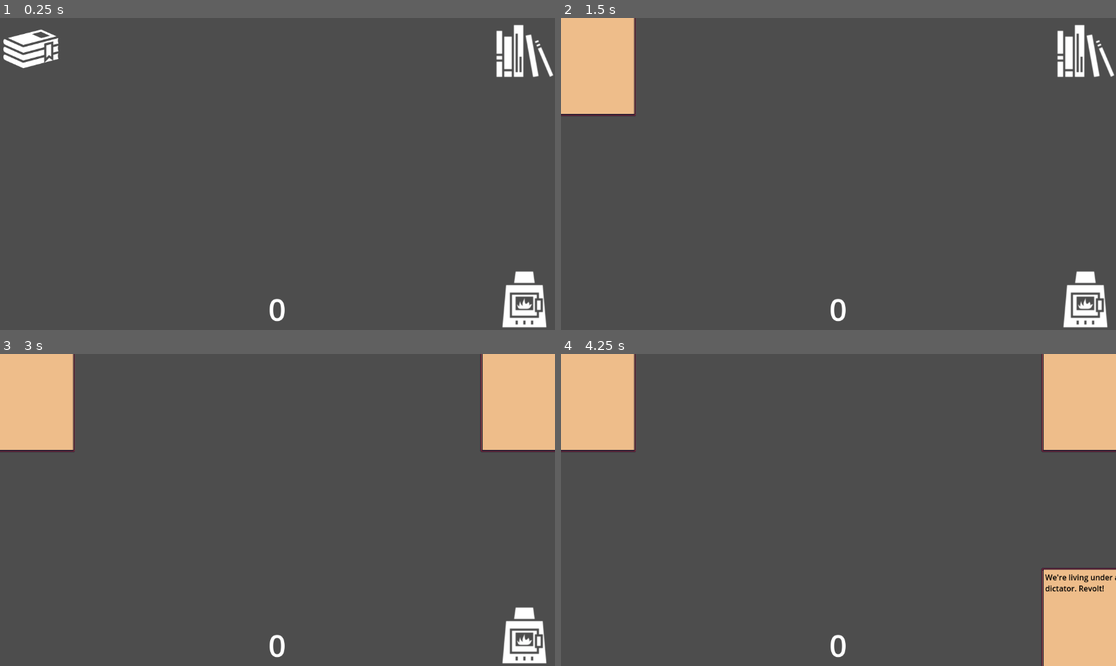
Above: before the commit, frames 1-4 (two rows, left to right).
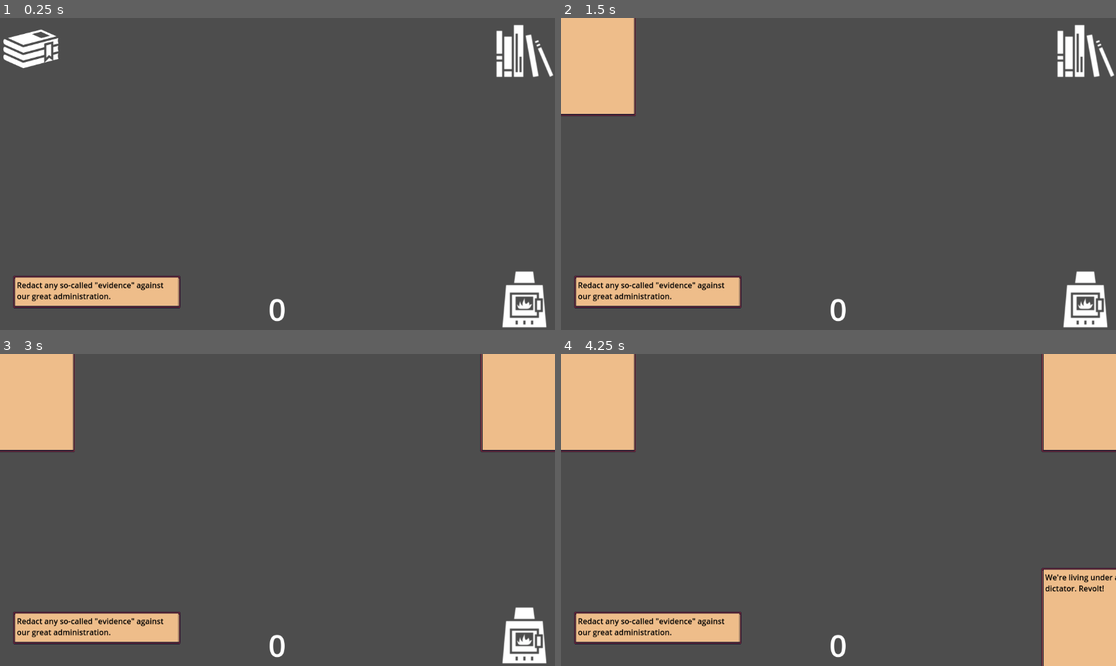
Above: after the commit, the same moments.

Repository: Maaack/gwj78
Game: Godot game, scene res://scenes/levels/level_1.tscn
The game is run twice, just before and just after one commit, with the same random seed, the same clock (stepped at 60 frames per second) and the same inputs. Before the commit the project starts from res://scenes/game_scene.tscn.
Inputs (mouse positions are in pixels of both pictures, inside the frame that each line leads up to):
- Up to frame 1 (0.25 s): no input
- Up to frame 2 (1.5 s): click (594, 49) at 0.5 s; click (594, 49) at 1.25 s
- Up to frame 3 (3 s): click (33, 385) at 2 s; tap Enter at 2.75 s; move the mouse to (521, 385) at 2.77 s; click (521, 385) at 2.92 s
- Up to frame 4 (4.25 s): tap Space at 3.5 s; move the mouse to (1082, 634) at 3.52 s; click (1082, 634) at 3.67 s

The runs differ from the first frame. In frame 1, 3.1% of the frame differs, in the area x 2-33%, y 82-94%; in frame 2, 3.1%; in frame 3, 3.1%; in frame 4, 3.1%.

Commit message:
Adds first level with instructions.

Diff:
--- a/project.godot
+++ b/project.godot
@@ -11,7 +11,7 @@
 [application]
 
 config/name="gwj78"
-run/main_scene="uid://iedfoi6jhgvc"
+run/main_scene="uid://bq7dlaf5w70rh"
 config/features=PackedStringArray("4.4", "GL Compatibility")
 config/icon="res://icon.svg"
 
--- a/scenes/document_base.gd
+++ b/scenes/document_base.gd
@@ -10,7 +10,7 @@
 @export var document_data : DocumentData :
 	set(value):
 		document_data = value
-		if is_inside_tree():
+		if is_inside_tree() and document_data:
 			%DocumentBody.text = document_data.content
 
 func _on_area_2d_mouse_entered():
--- a/scenes/game_scene.gd
+++ b/scenes/game_scene.gd
@@ -59,7 +59,7 @@
 func drop_document():
 	if not is_instance_valid(_active_document):
 		return
-	if _active_document is DocumentBase:
+	if _active_document is DocumentBase and _active_document.document_data:
 		if %Outbox2D.is_mouse_over or %Furnace2D.is_mouse_over:
 			_processed_documents.append(_active_document.document_data)
 			if %Furnace2D.is_mouse_over:
@@ -81,9 +81,16 @@
 func _on_inbox_ui_pressed():
 	pickup_inbox_document()
 
+func _connect_document_signals():
+	for child in %Container.get_children():
+		if child is DocumentBase:
+			child.mouse_entered.connect(_update_highlighted_document)
+			child.mouse_exited.connect(_update_highlighted_document)
+
 func _ready():
 	_documents = documents.duplicate()
 	_documents.shuffle()
+	_connect_document_signals()
 
 func _update_highlighted_document():
 	var _first_doc_
--- /dev/null
+++ b/scenes/instructions.tscn
@@ -0,0 +1,24 @@
+[gd_scene load_steps=3 format=3 uid="uid://cdh6gnyum3slq"]
+
+[ext_resource type="PackedScene" uid="uid://bx5l6q5outjxn" path="res://scenes/document_base.tscn" id="1_dkfqi"]
+
+[sub_resource type="RectangleShape2D" id="RectangleShape2D_nisbi"]
+size = Vector2(348, 68)
+
+[node name="Instructions" instance=ExtResource("1_dkfqi")]
+
+[node name="Sprite2D" parent="." index="0"]
+region_rect = Rect2(32, 320, 348, 68)
+
+[node name="MarginContainer" parent="." index="1"]
+custom_minimum_size = Vector2(173, 49)
+offset_left = -174.0
+offset_top = -34.0
+offset_right = 174.0
+offset_bottom = 34.0
+
+[node name="DocumentBody" parent="MarginContainer" index="0"]
+text = "Redact any so-called \"evidence\" against our great administration."
+
+[node name="CollisionShape2D" parent="Area2D" index="0"]
+shape = SubResource("RectangleShape2D_nisbi")
--- /dev/null
+++ b/scenes/levels/level_1.tscn
@@ -0,0 +1,11 @@
+[gd_scene load_steps=3 format=3 uid="uid://bq7dlaf5w70rh"]
+
+[ext_resource type="PackedScene" uid="uid://iedfoi6jhgvc" path="res://scenes/game_scene.tscn" id="1_6iamk"]
+[ext_resource type="PackedScene" uid="uid://cdh6gnyum3slq" path="res://scenes/instructions.tscn" id="2_nsrm0"]
+
+[node name="GameScene" instance=ExtResource("1_6iamk")]
+
+[node name="Instructions" parent="Container" index="0" instance=ExtResource("2_nsrm0")]
+position = Vector2(201, 569)
+
+[editable path="Furnace2D"]
